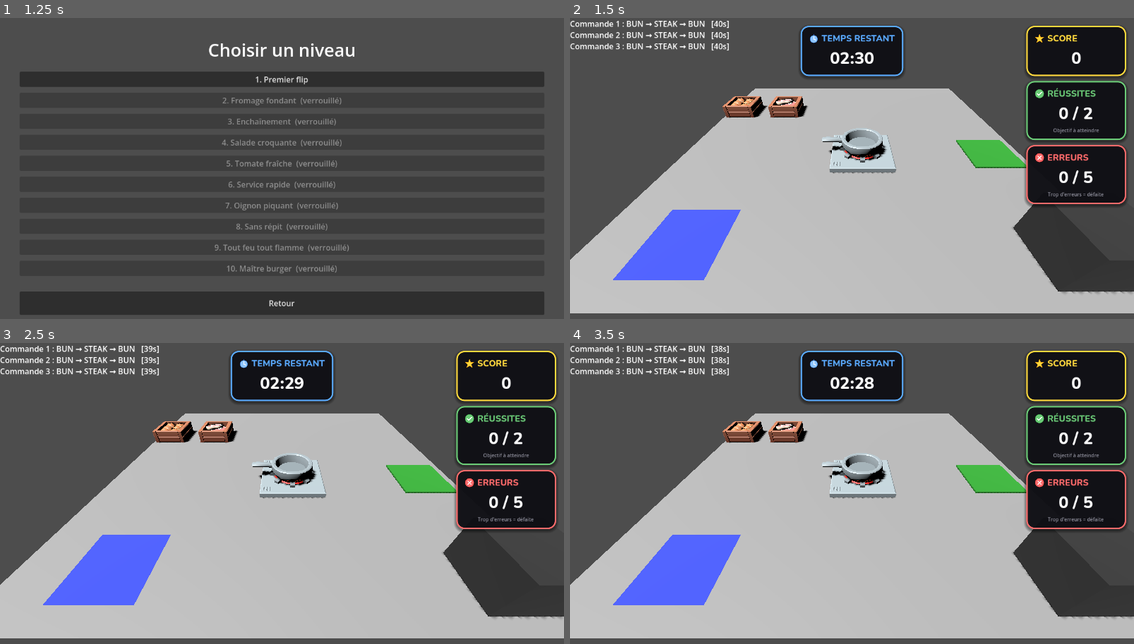
Above: before the commit, frames 1-4 (two rows, left to right).
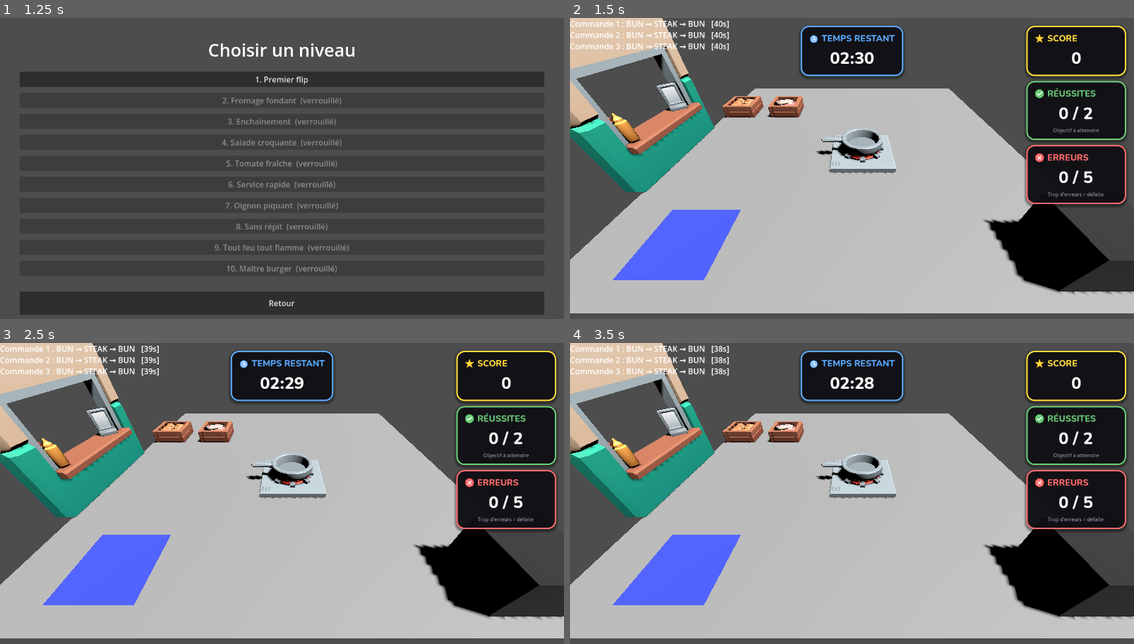
Above: after the commit, the same moments.

Repository: arthur-mdn/Godot-Burger-Maker
Game: Godot game, scene res://Scenes/MainMenu.tscn
Two runs of this game, one before a commit and one after it. Both use one fixed random seed, a clock stepped at 60 frames per second and the inputs below.
Inputs (mouse positions are in pixels of both pictures, inside the frame that each line leads up to):
- Up to frame 1 (1.25 s): click "Jouer" at 0.5 s
- Up to frame 2 (1.5 s): click "1. Premier flip" at 1.25 s
- Up to frame 3 (2.5 s): tap Enter at 2 s; move the mouse to (406, 484) at 2.02 s; click (406, 484) at 2.17 s
- Up to frame 4 (3.5 s): tap Space at 2.75 s; move the mouse to (739, 517) at 2.77 s; click (739, 517) at 2.92 s

Frame 1 is identical in both runs. In frame 2, 14% of the frame differs, in the area x 0-100%, y 0-92%; in frame 3, 14%; in frame 4, 14%.

Commit message:
Add KayKit serving station asset

Diff:
--- a/Scenes/ServingStation.tscn
+++ b/Scenes/ServingStation.tscn
@@ -1,27 +1,21 @@
 [gd_scene format=3 uid="uid://dyiu5aj8yyv8d"]
 
 [ext_resource type="Script" uid="uid://bsu16g3mh6h1e" path="res://Scripts/serving_station.gd" id="1_wt0rs"]
+[ext_resource type="PackedScene" uid="uid://ch0mdi5g8ghim" path="res://Assets/KayKit/gltf/wall_orderwindow_decorated.gltf" id="2_window"]
 
-[sub_resource type="BoxMesh" id="BoxMesh_trash"]
-size = Vector3(1.4, 0.08, 1.4)
+[sub_resource type="BoxShape3D" id="BoxShape3D_serve"]
+size = Vector3(4.2436523, 3.9262938, 1.446875)
 
-[sub_resource type="StandardMaterial3D" id="Mat_trash"]
-albedo_color = Color(0.14901961, 0.5372549, 0.14901961, 1)
-
-[sub_resource type="BoxShape3D" id="BoxShape3D_trash"]
-size = Vector3(1.4, 0.08, 1.4)
-
-[node name="ServingStation" type="Node3D" unique_id=1885268490]
+[node name="ServingStation" type="Node3D" unique_id=618631421]
 script = ExtResource("1_wt0rs")
 
-[node name="MeshInstance3D" type="MeshInstance3D" parent="." unique_id=1220176749]
-transform = Transform3D(1, 0, 0, 0, 1, 0, 0, 0, 1, 0, 0.01, 0)
-mesh = SubResource("BoxMesh_trash")
-surface_material_override/0 = SubResource("Mat_trash")
+[node name="Visual" type="Node3D" parent="." unique_id=849832418]
 
-[node name="StaticBody3D" type="StaticBody3D" parent="." unique_id=1631980723]
-transform = Transform3D(1, 0, 0, 0, 1, 0, 0, 0, 1, 0, 0.04, 0)
+[node name="OrderWindow" parent="Visual" unique_id=1152379838 instance=ExtResource("2_window")]
 
-[node name="CollisionShape3D" type="CollisionShape3D" parent="StaticBody3D" unique_id=683924006]
-shape = SubResource("BoxShape3D_trash")
-debug_color = Color(0, 0.6, 0, 0.41960785)
+[node name="StaticBody3D" type="StaticBody3D" parent="." unique_id=1085023148]
+transform = Transform3D(1, 0, 0, 0, 1, 0, 0, 0, 1, 0, 1.05, 0.35)
+
+[node name="CollisionShape3D" type="CollisionShape3D" parent="StaticBody3D" unique_id=1159754165]
+transform = Transform3D(1, 0, 0, 0, 1, 0, 0, 0, 1, -0.1262207, 0.9119749, -0.3234375)
+shape = SubResource("BoxShape3D_serve")
--- a/Scenes/main.tscn
+++ b/Scenes/main.tscn
@@ -96,7 +96,7 @@
 current = true
 
 [node name="Light" type="DirectionalLight3D" parent="." unique_id=1074441236]
-transform = Transform3D(0.8660254, -0.43301272, 0.25, 0, 0.49999997, 0.86602545, -0.5, -0.75, 0.4330127, 0.81351805, 0, 0)
+transform = Transform3D(-0.9387459, -0.29844105, 0.17230499, -1.4901161e-08, 0.49999994, 0.86602545, -0.34461004, 0.8129779, -0.46937293, 0.81351805, 0, 0)
 light_energy = 2.0
 shadow_enabled = true
 
@@ -152,8 +152,8 @@
 [node name="Trash" parent="World/Stations" unique_id=1024929892 instance=ExtResource("6_trash")]
 transform = Transform3D(1, 0, 0, 0, 1, 0, 0, 0, 1, 4.098061, 0, -3.8619277)
 
-[node name="ServingStation" parent="World/Stations" unique_id=1885268490 node_paths=PackedStringArray("order_manager", "game_manager") instance=ExtResource("8_344ge")]
-transform = Transform3D(1, 0, 0, 0, 1, 0, 0, 0, 1, 0.8549681, 0, -4.0795374)
+[node name="ServingStation" parent="World/Stations" unique_id=1985268491 node_paths=PackedStringArray("order_manager", "game_manager") instance=ExtResource("8_344ge")]
+transform = Transform3D(-0.86, 0, -1.2985639e-07, 0, 0.86, 0, 1.2985639e-07, 0, -0.86, 0.8549681, 0, 5.1545267)
 order_manager = NodePath("../../../OrderManager")
 game_manager = NodePath("../../..")
 
Binary file added: Assets/KayKit/gltf/wall_orderwindow.bin
Not shown, added: Assets/KayKit/gltf/wall_orderwindow.gltf
Not shown, added: Assets/KayKit/gltf/wall_orderwindow.gltf.import
Binary file added: Assets/KayKit/gltf/wall_orderwindow_decorated.bin
Not shown, added: Assets/KayKit/gltf/wall_orderwindow_decorated.gltf
Not shown, added: Assets/KayKit/gltf/wall_orderwindow_decorated.gltf.import
